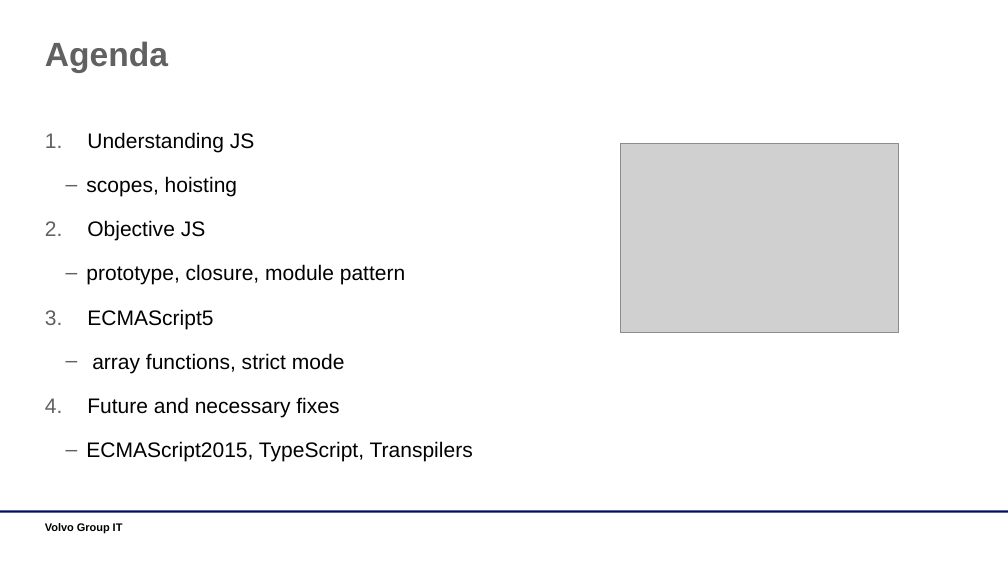
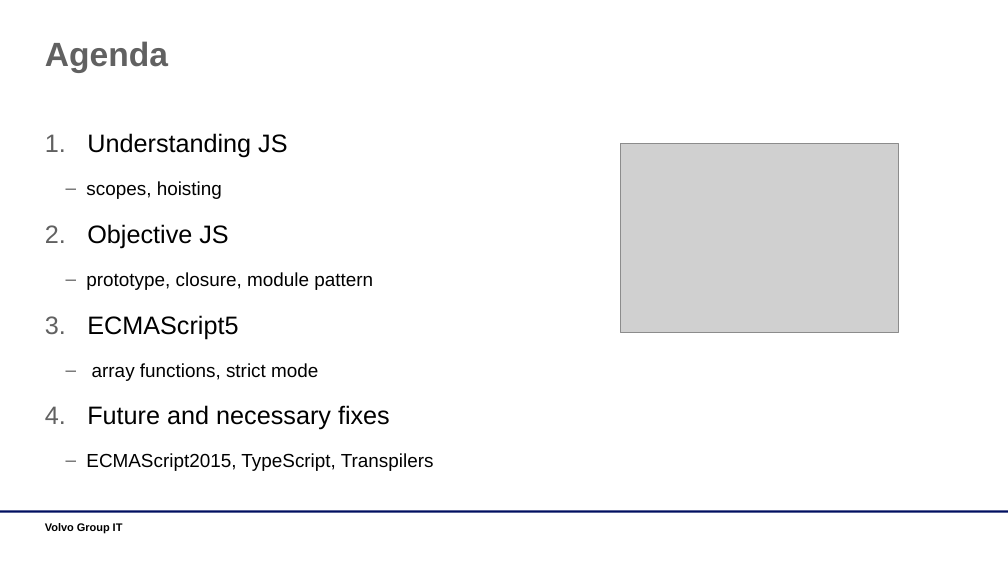
Before and after one commit to dankrz/JsTraining, a slide deck: slide 3 of JsTraining-presentation/JS Training.pptx. Drawn at 1008x567 pixels with LibreOffice and Linux fonts; fonts in the diff are those of the drawing; grey boxes stand for pictures; background and template pictures are left out. Boxes give left, top, right and bottom in pixels: in the first picture for what was removed or moved away, otherwise in the second. Text is boxed around its words. In the diff, an @@ line names an element or a change of style, - is before the commit and + after.

```diff
--- a/JsTraining-presentation/JS Training.pptx
+++ b/JsTraining-presentation/JS Training.pptx
@@ text "Understanding JS" at bbox=[86, 133, 434, 471]: size 20 to 24 pt in "Understanding JS", "Objective JS", "ECMAScript5", "Future and necessary fixes"; size 20 to 18 pt in "scopes, hoisting", "prototype, closure, module pattern", "array functions, strict mode", "ECMAScript2015, TypeScript, Transpilers" @@
```
Also in this commit, not shown: 2 other slides changed.
